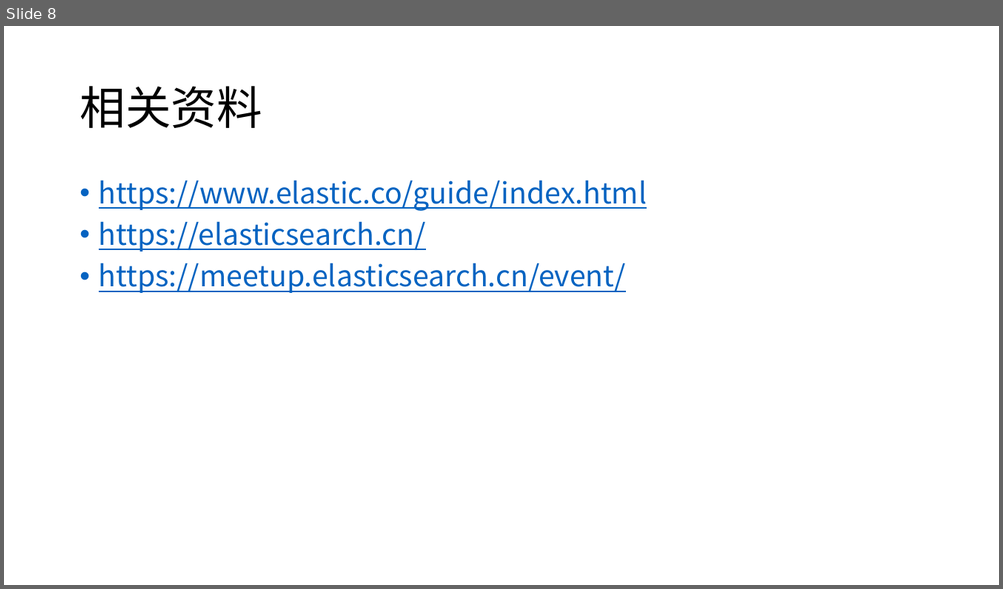
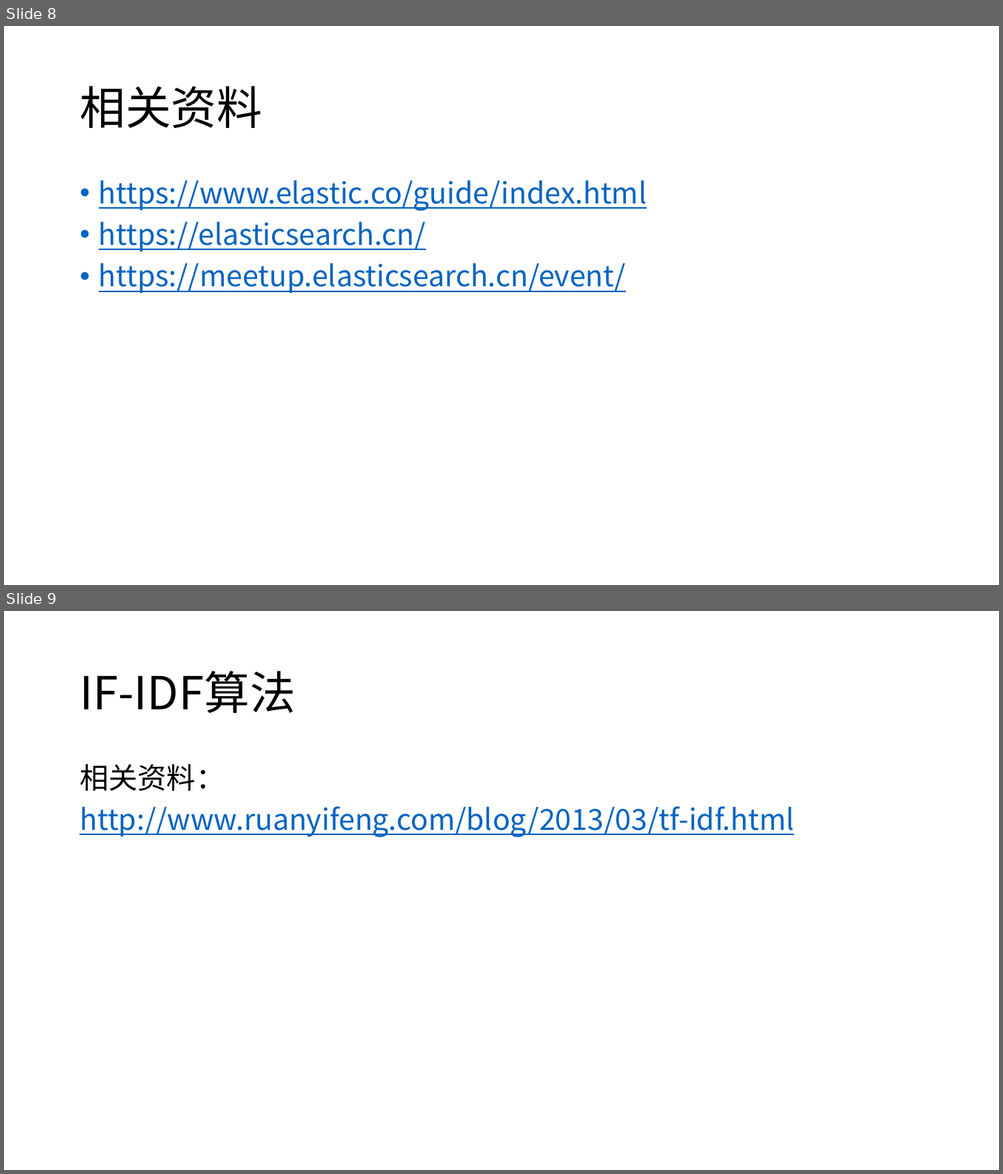
Before and after one commit to MarkShen1992/PPT-template, a slide deck: majoy/ElasticSearch简介.pptx. Shown one above the other, each under a label of ours: slide 8 before the commit, slides 8 and 9 after it. The pictures are 1003x589 and 1003x1174 pixels, drawn with LibreOffice and Linux fonts; fonts in the diff are those of the drawing. Boxes give left, top, right and bottom in pixels: in the first picture for what was removed or moved away, otherwise in the second. Text is boxed around its words. In the diff, an @@ line names an element or a change of style, - is before the commit and + after.

```diff
--- a/majoy/ElasticSearch简介.pptx
+++ b/majoy/ElasticSearch简介.pptx
@@ slide 9 added at (x1=4, y1=611, x2=999, y2=1170), background #FFFFFF @@
@@ title added at (x1=79, y1=671, x2=295, y2=713), 44 pt, text #000000 @@
+IF-IDF算法
@@ text added at (x1=79, y1=764, x2=794, y2=837), 28 pt, text #0563C1, underline @@
+相关资料：
+http://www.ruanyifeng.com/blog/2013/03/tf-idf.html
```
Also in this commit, not shown: 1 other slide added.
